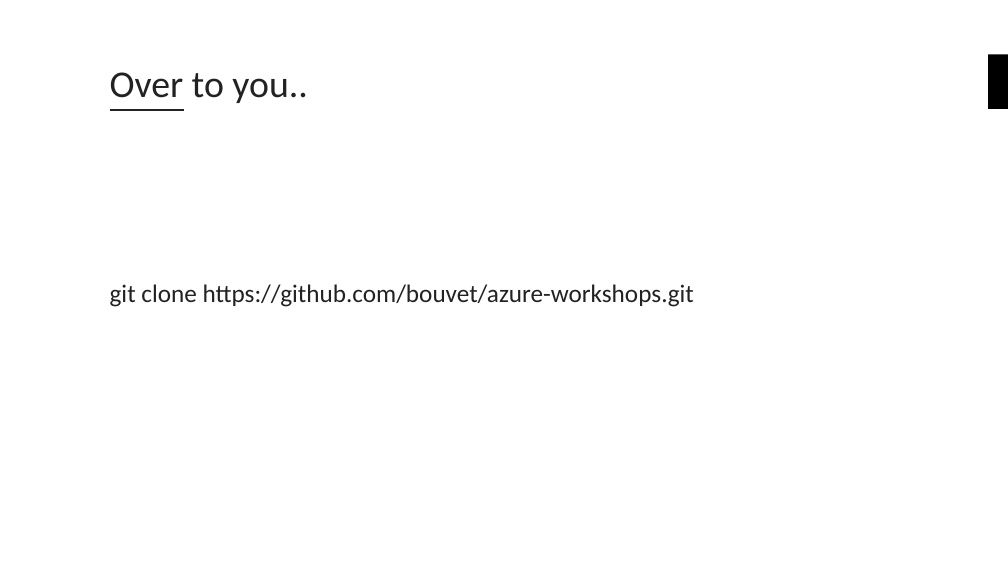
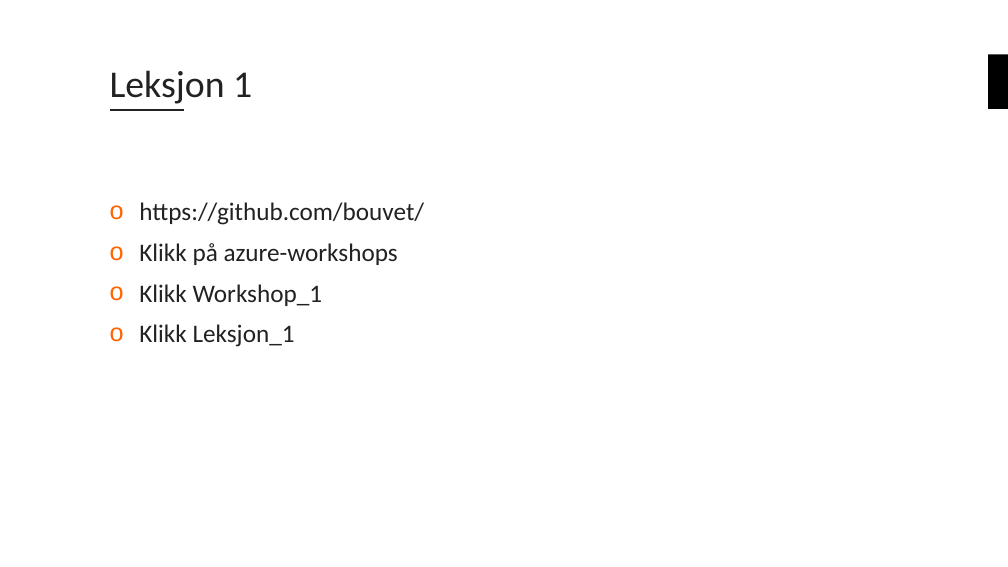
Before and after one commit to bouvet/azure-workshops, a slide deck: slide 12 of Workshop_1/Presentasjon/Azureskolen-Workshop#1.pptx (slide 15 before the commit). Drawn at 1008x567 pixels with LibreOffice and Linux fonts; fonts in the diff are those of the drawing; background and template pictures are left out. Boxes give left, top, right and bottom in pixels: in the first picture for what was removed or moved away, otherwise in the second. Text is boxed around its words. In the diff, an @@ line names an element or a change of style, - is before the commit and + after.

```diff
--- a/Workshop_1/Presentasjon/Azureskolen-Workshop#1.pptx
+++ b/Workshop_1/Presentasjon/Azureskolen-Workshop#1.pptx
@@ title at [110, 70, 252, 104]: text changed @@
-Over to you..
+Leksjon 1
@@ text at [139, 202, 424, 347]: text changed @@
-git clone https://github.com/bouvet/azure-workshops.git
+o https://github.com/bouvet/
+o Klikk på azure-workshops
+o Klikk Workshop_1
+o Klikk Leksjon_1
```
Also in this commit, not shown: 9 other slides changed, 2 slides added, 1 slide removed.
